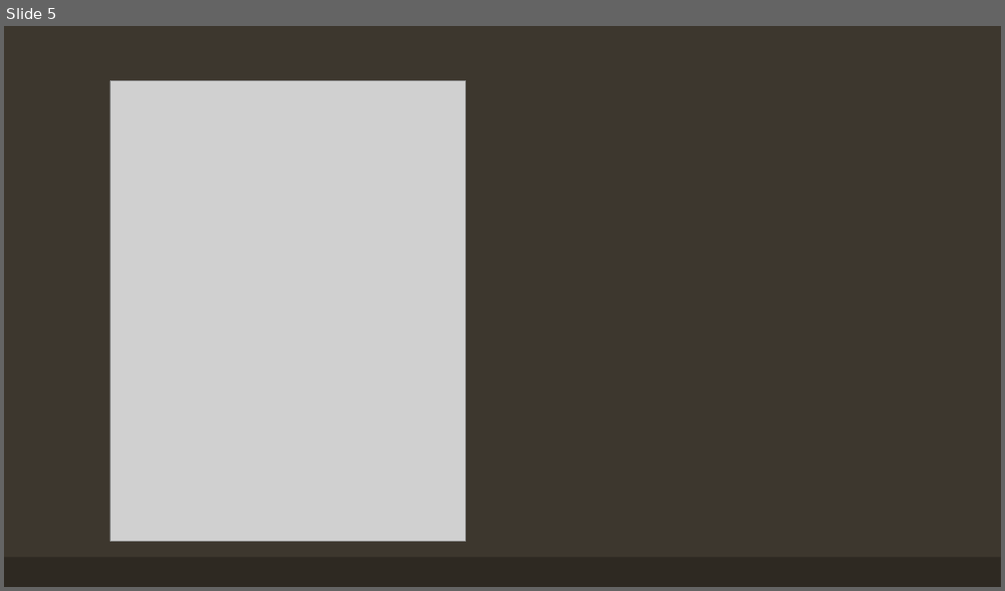
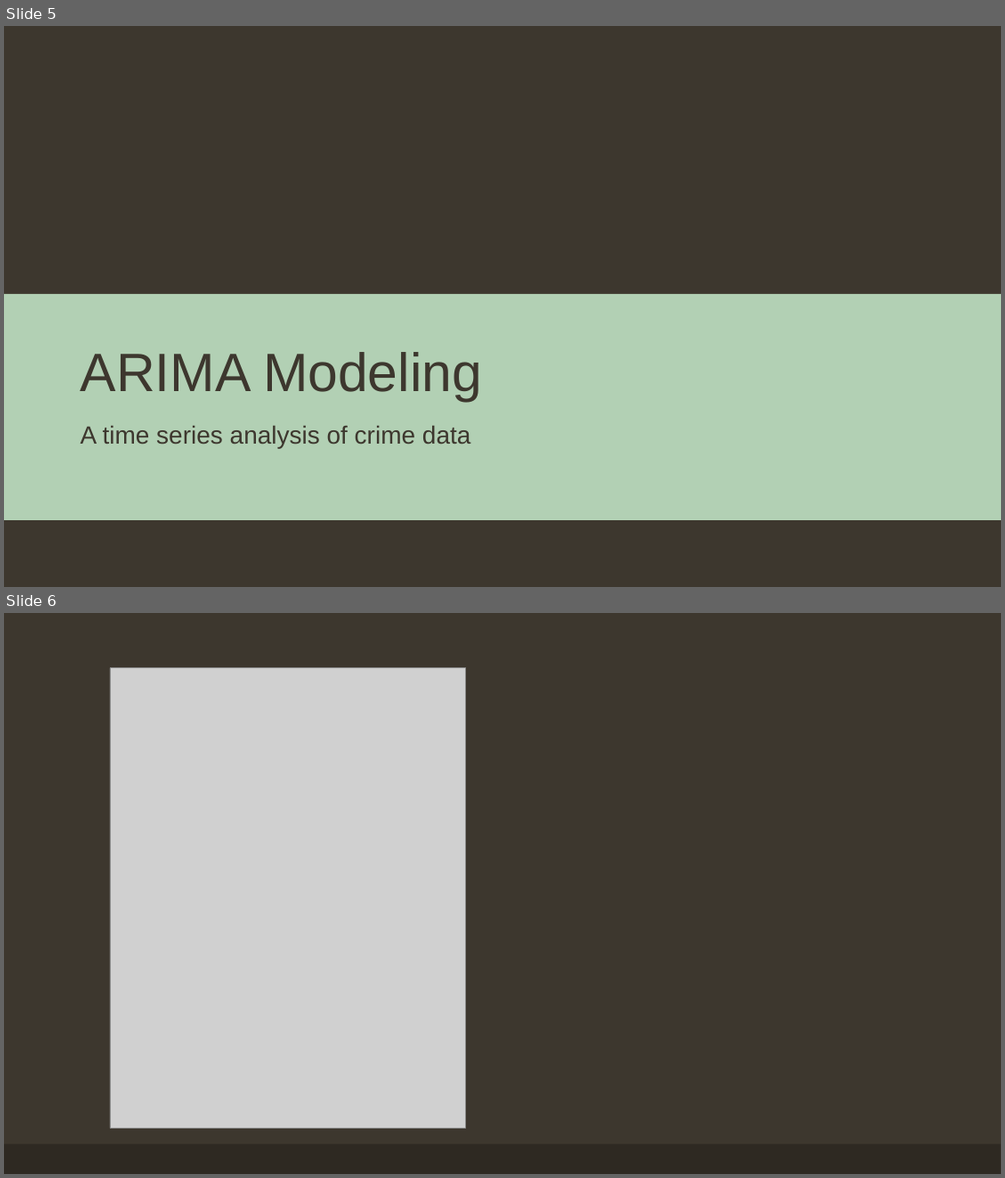
Before and after one commit to EEPlei/Americas-Warzone-Class-Project, a slide deck: Slides/final_slides.pptx. Shown one above the other, each under a label of ours: slide 5 before the commit, slides 5 and 6 after it. The pictures are 1005x591 and 1005x1178 pixels, drawn with LibreOffice and Linux fonts; fonts in the diff are those of the drawing; grey boxes stand for pictures; background and template pictures are left out. Boxes give left, top, right and bottom in pixels: in the first picture for what was removed or moved away, otherwise in the second. Text is boxed around its words. In the diff, an @@ line names an element or a change of style, - is before the commit and + after.

```diff
--- a/Slides/final_slides.pptx
+++ b/Slides/final_slides.pptx
@@ slide 5 added at [4, 26, 1001, 587], background picture (left out) @@
@@ rectangle added at [4, 294, 1001, 520], fill #B2D0B4 @@
@@ title added at [81, 352, 482, 402], 52 pt, text #3D372E @@
+ARIMA Modeling
@@ text added at [81, 425, 470, 448], 24 pt, text #3D372E @@
+A time series analysis of crime data
@@ what was slide 5 is now slide 6 @@
```
Also in this commit, not shown: 4 slides changed, 7 other slides added, 1 slide removed.
